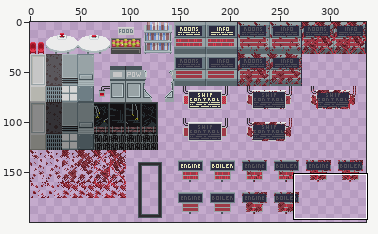
Sprite sheet: GMTK 2020 game jam/Assets/Sprites/Panel_&_Walls_Sprites.png. Above, an overview of the earlier version with the close-up marked.
Close-up. Before the edit:
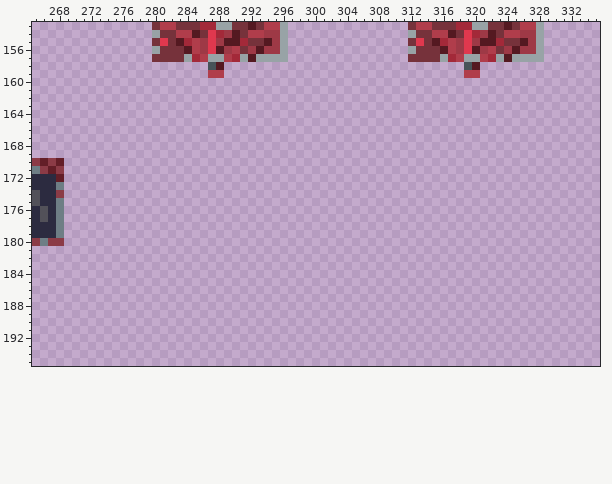
The file is 336x208 pixels. Colours within 5 levels of each other are drawn and written as one. Shown: x 265..335, y 153..195. The wide view leaves out empty margins.
After the commit:
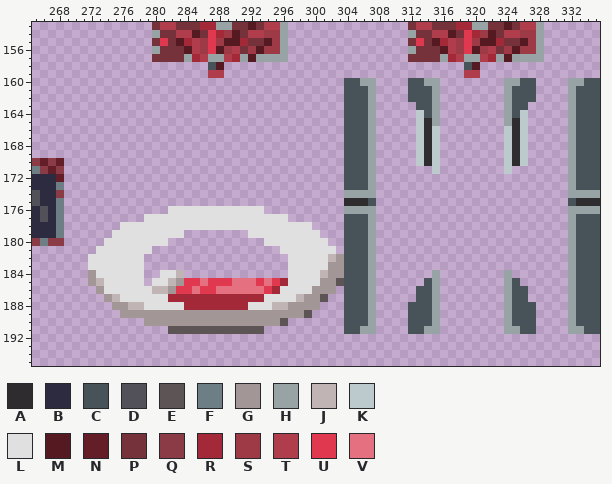
Palette (. is transparent): A #2e2c2f  B #2c2b40  C #475358  D #525159  E #5d5555  F #6e7e85  G #a29696  H #98a3a6  J #c0b4b4  K #bdcacd  L #e0e0e0  M #541921  N #631e27  P #76323b  Q #8b3b46  R #a32939  S #9e3946  T #b03d4b  U #e0384e  V #e57180
Change:
@@ x 265..335 @@
 159 ......................TT..............................TT...............
-160 .......................................................................
-161 .......................................................................
-162 .......................................................................
-163 .......................................................................
-164 .......................................................................
-165 .......................................................................
-166 .......................................................................
-167 .......................................................................
-168 .......................................................................
-169 .......................................................................
-170 QNQN...................................................................
-171 FQNQ...................................................................
-172 BBBN...................................................................
-173 BBBF...................................................................
-174 DBBQ...................................................................
-175 DBBF...................................................................
-176 BDBF...................................................................
-177 BDBF...................................................................
-178 BBBF...................................................................
-179 BBBF...................................................................
-180 QFQQ...................................................................
-181 .......................................................................
-182 .......................................................................
-183 .......................................................................
-184 .......................................................................
-185 .......................................................................
-186 .......................................................................
-187 .......................................................................
-188 .......................................................................
-189 .......................................................................
-190 .......................................................................
-191 .......................................................................
+160 .......................................CCHH....CCHH........HHCC....HHCC
+161 .......................................CCCH....CCCH........HCCC....HCCC
+162 .......................................CCCH....CCCH........HCCC....HCCC
+163 .......................................CCCH.....CCH........HCC.....HCCC
+164 .......................................CCCH.....KCH........HCK.....HCCC
+165 .......................................CCCH.....KAH........HAK.....HCCC
+166 .......................................CCCH.....KAK........KAK.....HCCC
+167 .......................................CCCH.....KAK........KAK.....HCCC
+168 .......................................CCCH.....KAK........KAK.....HCCC
+169 .......................................CCCH.....KAK........KAK.....HCCC
+170 QNQN...................................CCCH.....KAK........KAK.....HCCC
+171 FQNQ...................................CCCH.......K........K.......HCCC
+172 BBBN...................................CCCH........................HCCC
+173 BBBF...................................CCCH........................HCCC
+174 DBBQ...................................HHHH........................HHHH
+175 DBBF...................................AAAC........................CAAA
+176 BDBF.............LLLLLLLLLLLL..........HHHH........................HHHH
+177 BDBF..........LLLLLLLLLLLLLLLLLL.......CCCH........................HCCC
+178 BBBF.......LLLLLLLLLLLLLLLLLLLLLLLL....CCCH........................HCCC
+179 BBBF......LLLLLLLLL........LLLLLLLLL...CCCH........................HCCC
+180 QFQQ.....LLLLLLLL............LLLLLLLL..CCCH........................HCCC
+181 ........LLLLLLL................LLLLLLL.CCCH........................HCCC
+182 .......LLLLLLL..................LLLLLJGCCCH........................HCCC
+183 .......LLLLLLL..................LLLLLGGCCCH........................HCCC
+184 .......GLLLLLL..LLJ.............LLLLJGGCCCH.......H........H.......HCCC
+185 .......GJLLLLL.LLJGUUVUUUVVVUVURLLLLGGECCCH......CH........HC......HCCC
+186 ........GLLLLLLJJGUUVUUVVVVVVURLLLLGGG.CCCH.....CCH........HCC.....HCCC
+187 .........GJLLLLLLRRRRRRRRRRRRLLLLJGGE..CCCH.....CCH........HCC.....HCCC
+188 ..........GGJJLLLLLRRRRRRRRLLLJJGGGG...CCCH....CCCH........HCCC....HCCC
+189 ...........GGGGGGGGGGGGGGGGGGGGGGGE....CCCH....CCCH........HCCC....HCCC
+190 ..............GGGGGGGGGGGGGGGGGE.......CCCH....CCCH........HCCC....HCCC
+191 .................EEEEEEEEEEEE..........CCHH....CCHH........HHCC....HHCC
 192 .......................................................................
